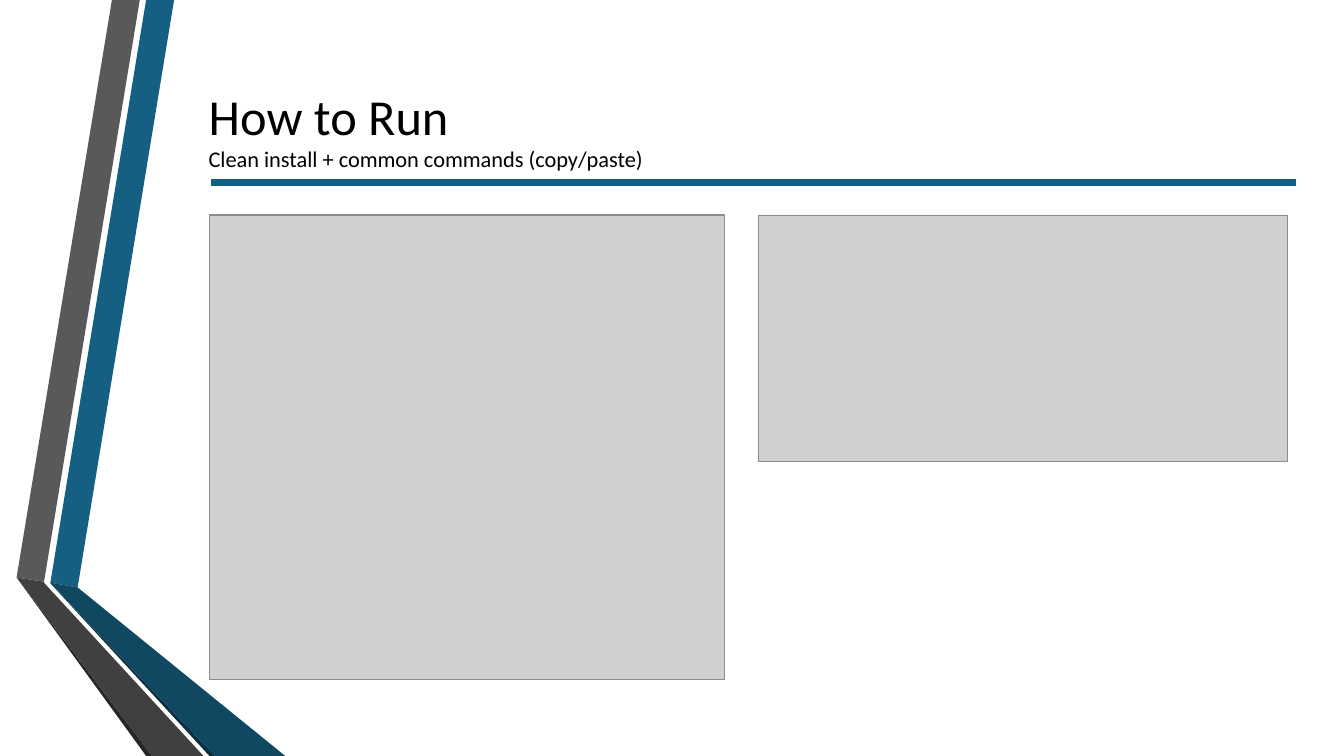
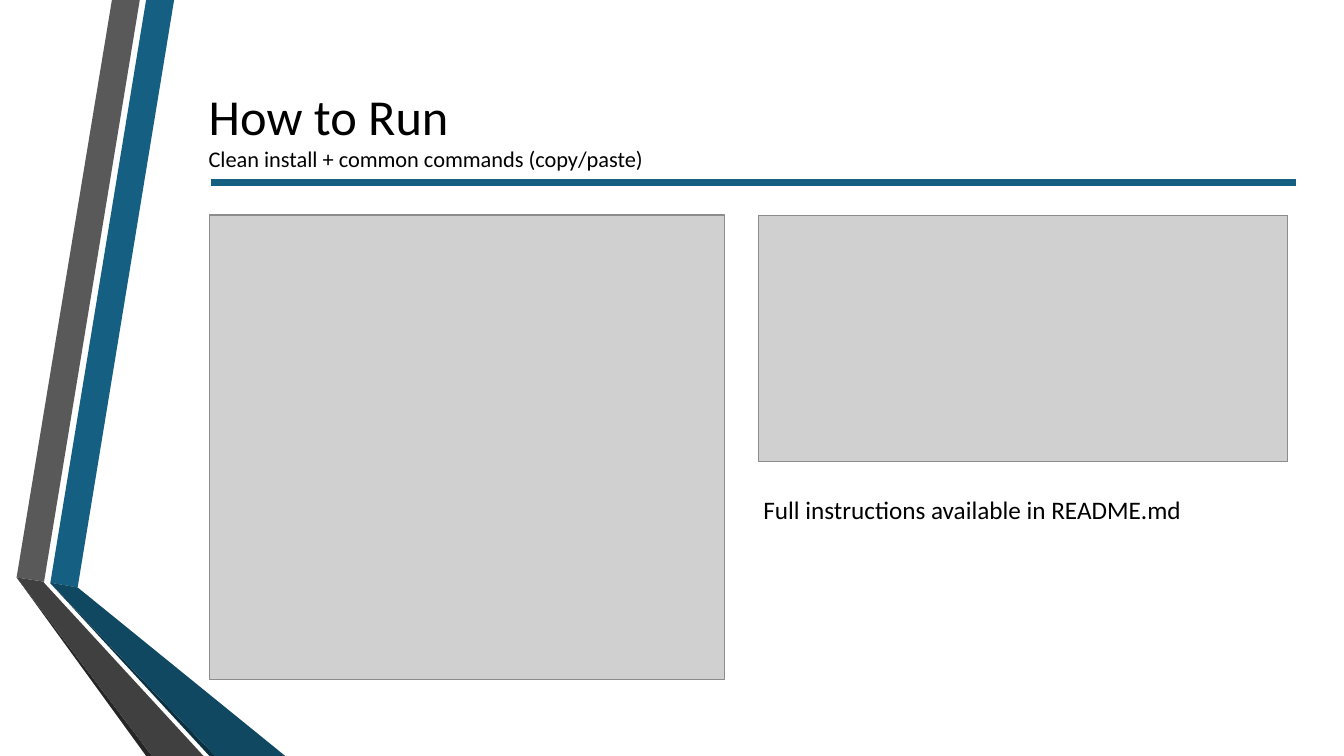
Before and after one commit to n1wo/habit-tracker, a slide deck: slide 9 of docs/Development_Phase_2.pptx. Drawn at 1344x756 pixels with LibreOffice and Linux fonts; fonts in the diff are those of the drawing; grey boxes stand for pictures; background and template pictures are left out. Boxes give left, top, right and bottom in pixels: in the first picture for what was removed or moved away, otherwise in the second. Text is boxed around its words. In the diff, an @@ line names an element or a change of style, - is before the commit and + after.

```diff
--- a/docs/Development_Phase_2.pptx
+++ b/docs/Development_Phase_2.pptx
@@ text added at (763,501,1180,520), 18 pt, text #000000 @@
+Full instructions available in README.md
```
Also in this commit, not shown: 7 other slides changed, 3 other files.
